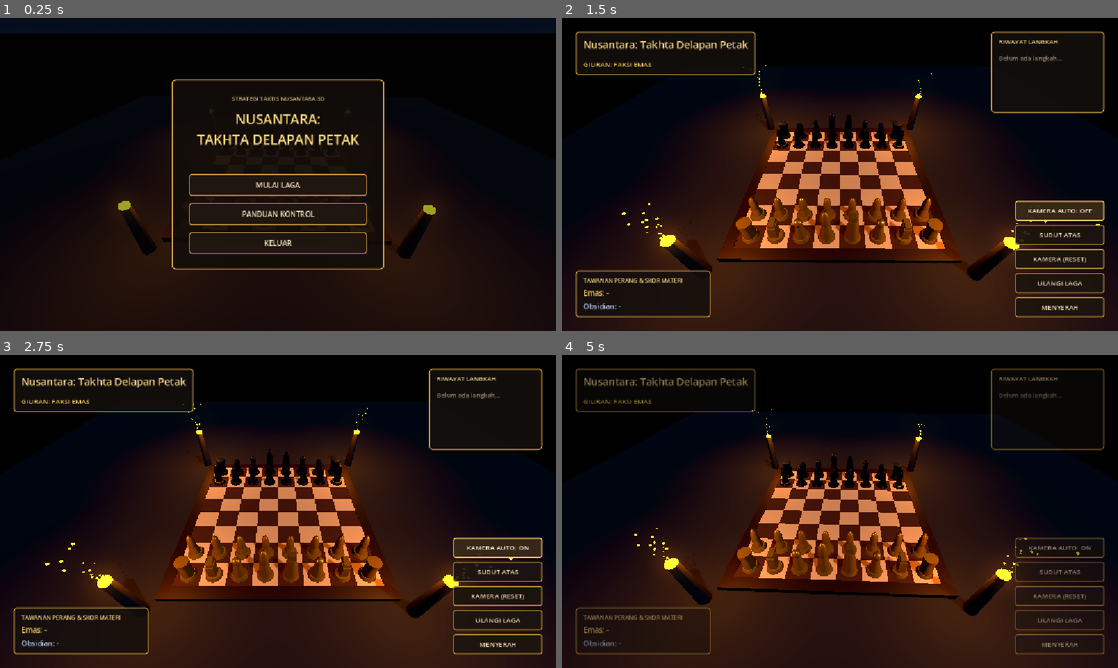
Above: before the commit, frames 1-4 (two rows, left to right).
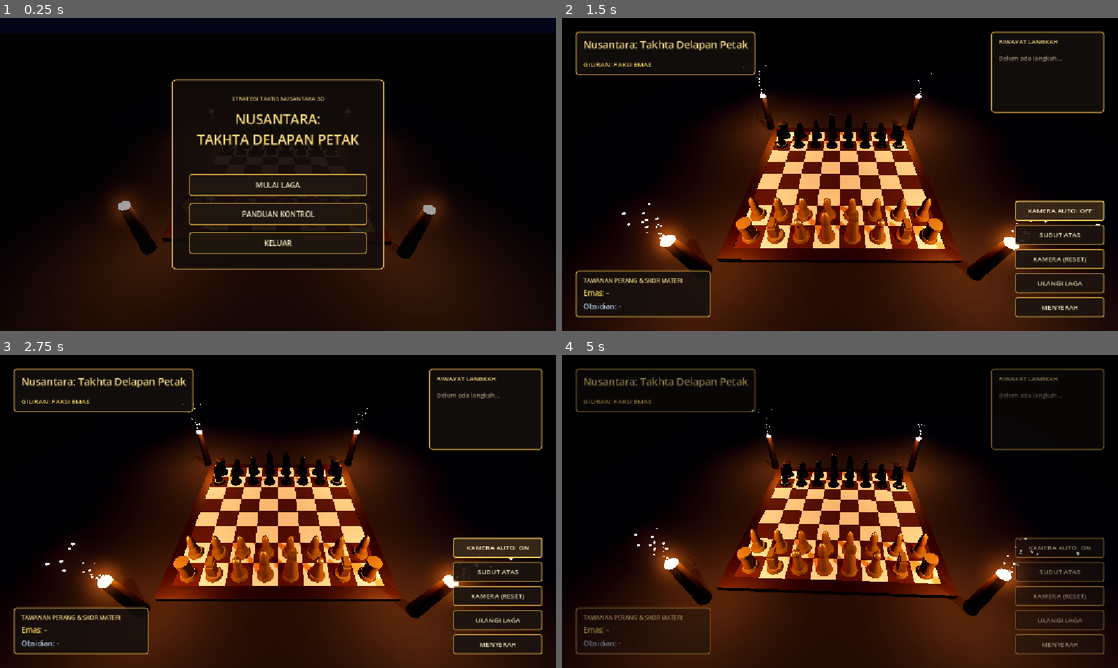
Above: after the commit, the same moments.

Repository: JavaneseIvankov/nusantara-chess
Game: Godot game, scene res://main/main.tscn
Same seed, same stepped clock (60 frames per second), same inputs: the game is played once before the commit and once after it.
Inputs:
- Up to frame 1 (0.25 s): no input
- Up to frame 2 (1.5 s): click "MULAI LAGA" at 0.5 s; click "KAMERA AUTO: ON" at 1.25 s
- Up to frame 3 (2.75 s): click "KAMERA AUTO: OFF" at 2 s
- Up to frame 4 (5 s): click "SUDUT ATAS" at 2.75 s; click "ULANGI LAGA" at 3.5 s; click "MULAI LAGA" at 4.25 s

The runs differ from the first frame. In frame 1, 0.3% of the frame differs, in the area x 20-80%, y 57-65%; in frame 2, 9.3%; in frame 3, 9.4%, in the area x 8-93%, y 15-81%; in frame 4, 8.5%.

Commit message:
feat(graphics): add custom Fresnel rim-light GLSL shader, flickering torch lights, and ACES bloom post-processing

Diff:
--- /dev/null
+++ b/assets/shaders/fresnel_rim_highlight.gdshader
@@ -0,0 +1,19 @@
+shader_type spatial;
+render_mode blend_add, depth_draw_never, cull_back, unshaded;
+
+uniform vec4 rim_color : source_color = vec4(1.0, 0.82, 0.25, 1.0);
+uniform float fresnel_power : hint_range(1.0, 8.0) = 2.8;
+uniform float intensity : hint_range(0.0, 5.0) = 1.6;
+uniform float pulse_speed : hint_range(0.0, 10.0) = 3.5;
+
+void fragment() {
+	// Hitung sudut pandang terhadap normal permukaan (Efek Fresnel)
+	float ndotv = clamp(dot(normalize(NORMAL), normalize(VIEW)), 0.0, 1.0);
+	float fresnel = pow(1.0 - ndotv, fresnel_power);
+
+	// Denyut halus berbasis waktu
+	float pulse = 0.78 + 0.22 * sin(TIME * pulse_speed);
+
+	ALBEDO = rim_color.rgb * intensity * pulse;
+	ALPHA = fresnel * rim_color.a;
+}
--- a/scripts/board/chess_board.gd
+++ b/scripts/board/chess_board.gd
@@ -29,6 +29,7 @@
 
 var selected_grid: Vector2i = Vector2i(-1, -1)
 var selected_piece: ChessPiece = null
+var checked_king_piece: ChessPiece = null
 var valid_moves: Array[Vector2i] = []
 var board_state: Dictionary = {} # Vector2i -> ChessPiece
 
@@ -38,6 +39,7 @@
 var pending_promotion_from: Vector2i = Vector2i(-1, -1)
 var pending_promotion_to: Vector2i = Vector2i(-1, -1)
 var pending_promotion_capture: bool = false
+
 
 func _ready() -> void:
 	_setup_materials()
@@ -197,8 +199,14 @@
 		_select_piece(clicked_grid, clicked_piece)
 
 func _select_piece(grid_pos: Vector2i, piece: ChessPiece) -> void:
+	if selected_piece != null and selected_piece != checked_king_piece:
+		selected_piece.set_highlight_state(ChessPiece.HighlightState.NONE)
+
 	selected_grid = grid_pos
 	selected_piece = piece
+	if selected_piece != checked_king_piece:
+		selected_piece.set_highlight_state(ChessPiece.HighlightState.SELECTED)
+
 	selection_highlight.position = grid_to_world(grid_pos)
 	selection_highlight.visible = true
 
@@ -206,6 +214,12 @@
 	_render_valid_move_markers()
 
 func _clear_selection() -> void:
+	if selected_piece != null:
+		if selected_piece == checked_king_piece:
+			selected_piece.set_highlight_state(ChessPiece.HighlightState.CHECK)
+		else:
+			selected_piece.set_highlight_state(ChessPiece.HighlightState.NONE)
+
 	selected_grid = Vector2i(-1, -1)
 	selected_piece = null
 	valid_moves.clear()
@@ -352,11 +366,18 @@
 
 	var in_check: bool = _is_king_in_check(current_turn, board_state)
 
+	if checked_king_piece != null:
+		checked_king_piece.set_highlight_state(ChessPiece.HighlightState.NONE)
+		checked_king_piece = null
+
 	if in_check:
 		var king_grid := _find_king_pos(current_turn, board_state)
 		if king_grid != Vector2i(-1, -1):
 			king_check_highlight.position = grid_to_world(king_grid)
 			king_check_highlight.visible = true
+			checked_king_piece = board_state.get(king_grid, null)
+			if checked_king_piece != null:
+				checked_king_piece.set_highlight_state(ChessPiece.HighlightState.CHECK)
 	else:
 		king_check_highlight.visible = false
 
--- a/scripts/environment/placeholder_environment.gd
+++ b/scripts/environment/placeholder_environment.gd
@@ -10,11 +10,37 @@
 	"candi": "res://assets/models/environment/candi_bentar.glb"
 }
 
+var torch_lights: Array[OmniLight3D] = []
+var flicker_time: float = 0.0
+
 func _ready() -> void:
+	_setup_post_processing()
 	_build_courtyard_floor()
 	_build_board_frame()
 	_build_torch_pillars()
 	_build_candi_bentar()
+
+func _process(delta: float) -> void:
+	flicker_time += delta
+	for i in range(torch_lights.size()):
+		var light := torch_lights[i]
+		# Kombinasi dua gelombang sinus berbeda frekuensi agar getaran api terlihat organik
+		var wave := sin(flicker_time * 9.5 + i * 1.7) * 0.16 + cos(flicker_time * 15.3 + i * 2.3) * 0.09
+		light.light_energy = 2.6 + wave
+		light.omni_range = 8.5 + wave * 0.6
+
+func _setup_post_processing() -> void:
+	var env_node := get_tree().root.find_child("WorldEnvironment", true, false) as WorldEnvironment
+	if env_node == null or env_node.environment == null:
+		return
+
+	var env := env_node.environment
+	env.tonemap_mode = Environment.TONE_MAPPER_ACES
+	env.glow_enabled = true
+	env.glow_intensity = 0.65
+	env.glow_strength = 0.95
+	env.glow_bloom = 0.18
+	env.glow_blend_mode = Environment.GLOW_BLEND_MODE_SOFTLIGHT
 
 func _try_load_glb(key: String) -> Node3D:
 	var path: String = ENV_PATHS.get(key, "")
@@ -85,7 +111,7 @@
 		bar.position = s["pos"]
 		frame_root.add_child(bar)
 
-# 3. Empat Tiang Obor Batu di Sudut Papan + Partikel Percikan Api
+# 3. Empat Tiang Obor Batu + Partikel Percikan Api + OmniLight3D Bergetar Organik
 func _build_torch_pillars() -> void:
 	var pillars_root := Node3D.new()
 	pillars_root.name = "TorchPillars"
@@ -150,7 +176,6 @@
 			ember.position.y = 2.25
 			torch_node.add_child(ember)
 
-		# Efek partikel percikan api tetap menyala di atas obor
 		var sparks := GPUParticles3D.new()
 		sparks.amount = 18
 		sparks.lifetime = 1.4
@@ -159,7 +184,17 @@
 		sparks.position.y = 2.3
 		torch_node.add_child(sparks)
 
-# 4. Gerbang Candi Bentar Latar Belakang (Otomatis muncul jika candi_bentar.glb tersedia)
+		# Cahaya Obor Dinamis
+		var light := OmniLight3D.new()
+		light.light_color = Color(1.0, 0.62, 0.22)
+		light.light_energy = 2.6
+		light.omni_range = 8.5
+		light.omni_attenuation = 1.35
+		light.position = Vector3(0, 2.55, 0)
+		torch_node.add_child(light)
+		torch_lights.append(light)
+
+# 4. Gerbang Candi Bentar Latar Belakang
 func _build_candi_bentar() -> void:
 	var north_candi := _try_load_glb("candi")
 	if north_candi != null:
--- a/scripts/pieces/chess_piece.gd
+++ b/scripts/pieces/chess_piece.gd
@@ -3,6 +3,7 @@
 
 enum PieceType { PAWN, ROOK, KNIGHT, BISHOP, QUEEN, KING }
 enum Faction { GOLD, OBSIDIAN }
+enum HighlightState { NONE, SELECTED, CHECK }
 
 @export var type: PieceType = PieceType.PAWN
 @export var faction: Faction = Faction.GOLD
@@ -11,6 +12,9 @@
 var grid_pos: Vector2i = Vector2i.ZERO
 var has_moved: bool = false
 var visual_root: Node3D
+var overlay_material: ShaderMaterial
+
+const FRESNEL_SHADER: Shader = preload("res://assets/shaders/fresnel_rim_highlight.gdshader")
 
 const MODEL_PATHS := {
 	PieceType.PAWN: "res://assets/models/pieces/piece_pawn.glb",
@@ -26,7 +30,38 @@
 	faction = p_faction
 	grid_pos = start_grid
 	position = world_pos
+	_init_overlay_material()
 	_build_visual()
+
+func _init_overlay_material() -> void:
+	overlay_material = ShaderMaterial.new()
+	overlay_material.shader = FRESNEL_SHADER
+
+func set_highlight_state(state: HighlightState) -> void:
+	if visual_root == null or overlay_material == null:
+		return
+
+	match state:
+		HighlightState.NONE:
+			_apply_overlay_recursive(visual_root, null)
+		HighlightState.SELECTED:
+			overlay_material.set_shader_parameter("rim_color", Color(1.0, 0.84, 0.28, 1.0))
+			overlay_material.set_shader_parameter("fresnel_power", 2.4)
+			overlay_material.set_shader_parameter("intensity", 1.8)
+			overlay_material.set_shader_parameter("pulse_speed", 4.0)
+			_apply_overlay_recursive(visual_root, overlay_material)
+		HighlightState.CHECK:
+			overlay_material.set_shader_parameter("rim_color", Color(1.0, 0.18, 0.12, 1.0))
+			overlay_material.set_shader_parameter("fresnel_power", 2.0)
+			overlay_material.set_shader_parameter("intensity", 2.6)
+			overlay_material.set_shader_parameter("pulse_speed", 7.5)
+			_apply_overlay_recursive(visual_root, overlay_material)
+
+func _apply_overlay_recursive(node: Node, mat: Material) -> void:
+	if node is MeshInstance3D:
+		node.material_overlay = mat
+	for child in node.get_children():
+		_apply_overlay_recursive(child, mat)
 
 func promote_to(new_type: PieceType) -> void:
 	type = new_type
@@ -58,14 +93,12 @@
 	visual_root.name = "VisualRoot"
 	add_child(visual_root)
 
-	# Arahkan bidak Obsidian menghadap ke selatan (+Z) menuju kubu Emas
 	if faction == Faction.OBSIDIAN:
 		visual_root.rotation.y = PI
 
 	var mat := _create_faction_material()
 	var model_path: String = MODEL_PATHS.get(type, "")
 
-	# Auto-Loader: Cek apakah aset .glb final dari tim Blender sudah tersedia
 	if model_path != "" and ResourceLoader.exists(model_path):
 		var packed_scene: PackedScene = load(model_path)
 		if packed_scene != null:
@@ -75,7 +108,6 @@
 				_apply_material_recursive(model_instance, mat)
 			return
 
-	# Fallback Placeholder Geometris jika file .glb belum disetor
 	_build_placeholder_mesh(visual_root, mat)
 
 func _create_faction_material() -> StandardMaterial3D:
Not shown, added: assets/shaders/fresnel_rim_highlight.gdshader.uid
